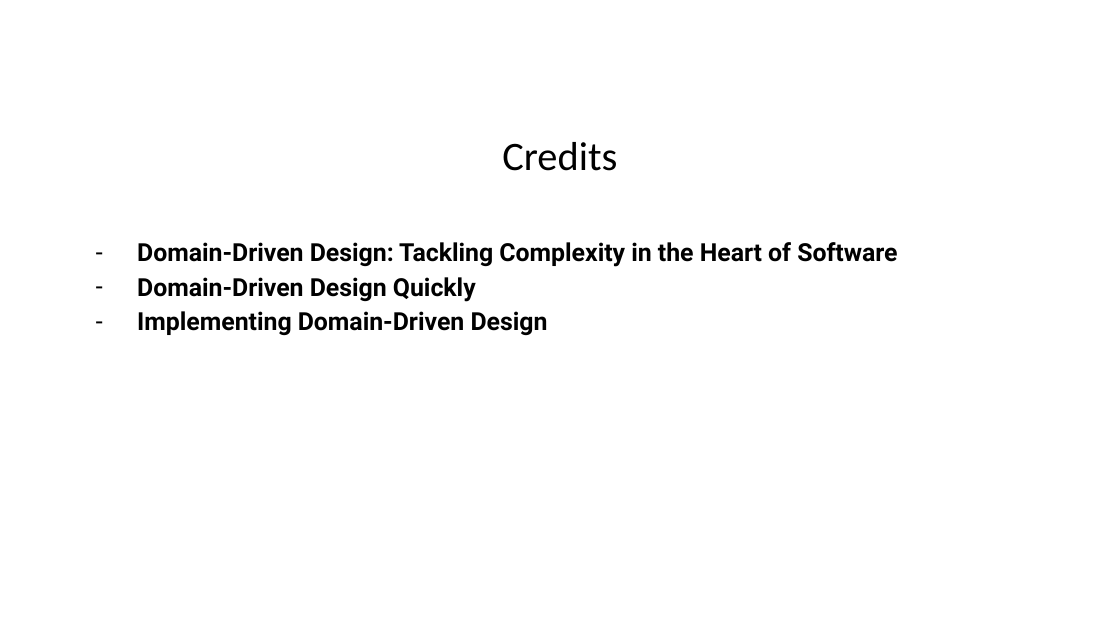
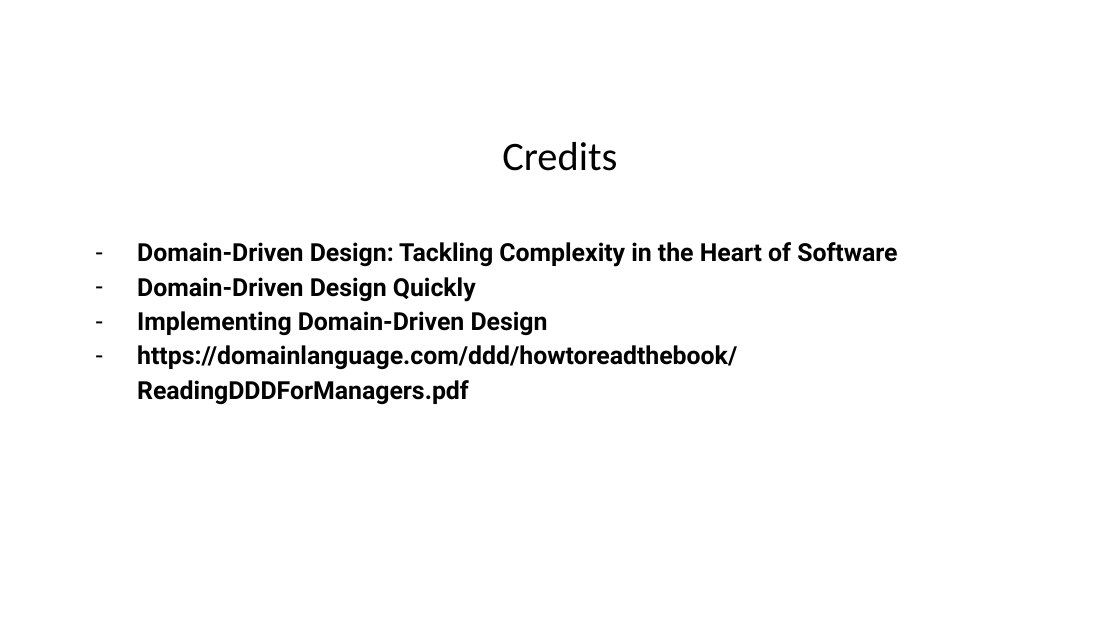
Before and after one commit to Elders/be-a-better-dev, a slide deck: slide 33 of Presentations/DomainDrivenDesign/DDD-Introduction.pptx (slide 26 before the commit). Drawn at 1120x630 pixels with LibreOffice and Linux fonts; fonts in the diff are those of the drawing; background and template pictures are left out. Boxes give left, top, right and bottom in pixels: in the first picture for what was removed or moved away, otherwise in the second. Text is boxed around its words. In the diff, an @@ line names an element or a change of style, - is before the commit and + after.

```diff
--- a/Presentations/DomainDrivenDesign/DDD-Introduction.pptx
+++ b/Presentations/DomainDrivenDesign/DDD-Introduction.pptx
@@ text at (137, 345, 737, 404): paragraph added @@
+– https://domainlanguage.com/ddd/howtoreadthebook/ReadingDDDForManagers.pdf
```
Also in this commit, not shown: 6 other slides changed, 8 slides added.
